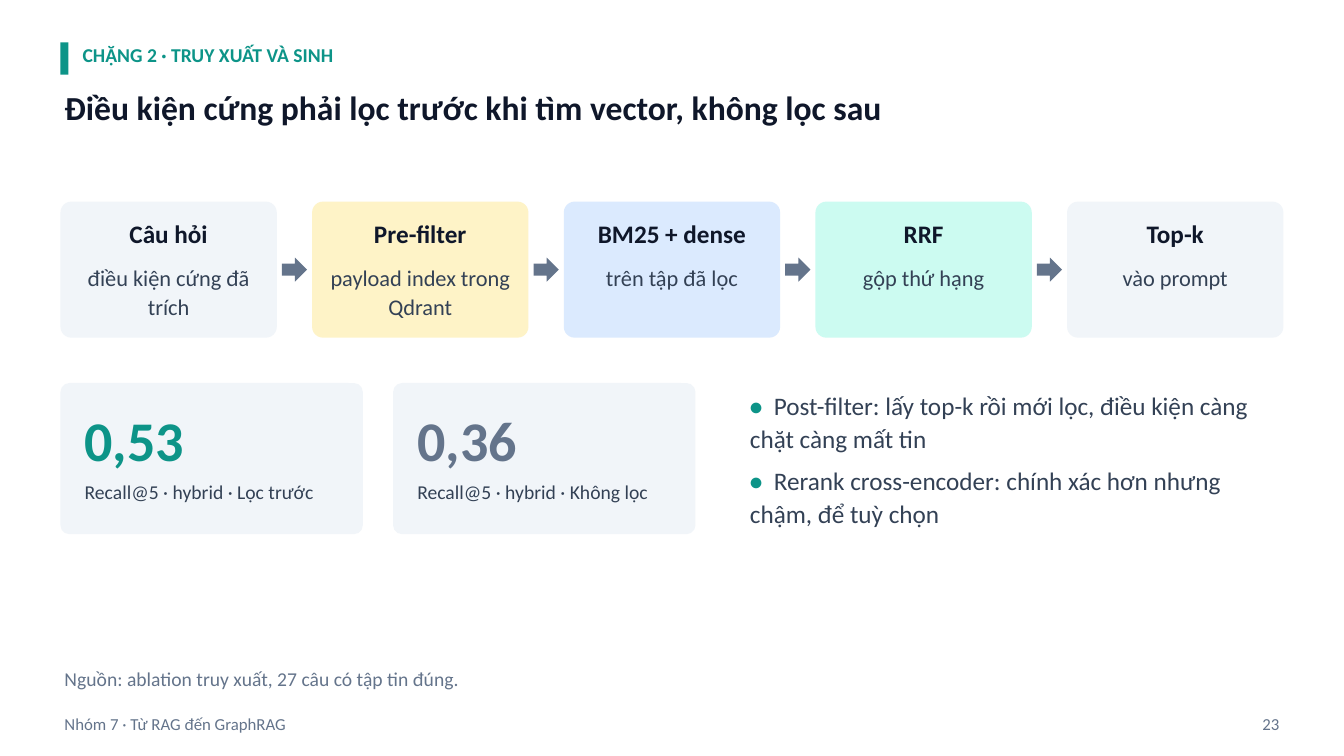
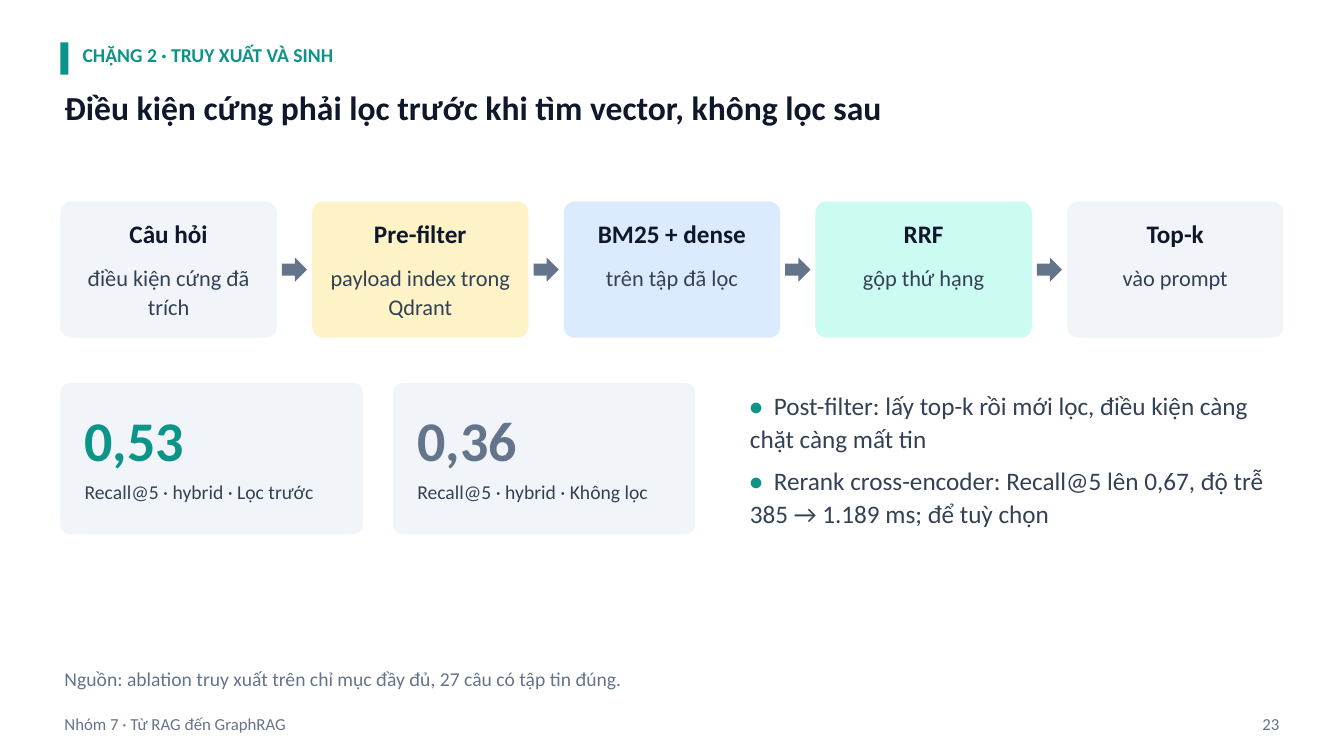
Before and after one commit to ngtukien/Vietnam-Real-Estates, a slide deck: slide 23 of slide/Từ-RAG-đến-GraphRAG-Trợ-lý-hỏi-đáp-thị-trường-bất-động-sản-Việt-Nam-có-lý-thuyết.pptx. Drawn at 1344x756 pixels with LibreOffice and Linux fonts; fonts in the diff are those of the drawing. Boxes give left, top, right and bottom in pixels: in the first picture for what was removed or moved away, otherwise in the second. Text is boxed around its words. In the diff, an @@ line names an element or a change of style, - is before the commit and + after.

```diff
--- a/slide/Từ-RAG-đến-GraphRAG-Trợ-lý-hỏi-đáp-thị-trường-bất-động-sản-Việt-Nam-có-lý-thuyết.pptx
+++ b/slide/Từ-RAG-đến-GraphRAG-Trợ-lý-hỏi-đáp-thị-trường-bất-động-sản-Việt-Nam-có-lý-thuyết.pptx
@@ text at [750,469,1263,527]: text changed @@
-• Rerank cross-encoder: chính xác hơn nhưng chậm, để tuỳ chọn
+• Rerank cross-encoder: Recall@5 lên 0,67, độ trễ 385 → 1.189 ms; để tuỳ chọn
@@ text at [64,671,622,690]: text changed @@
-Nguồn: ablation truy xuất, 27 câu có tập tin đúng.
+Nguồn: ablation truy xuất trên chỉ mục đầy đủ, 27 câu có tập tin đúng.
```
Also in this commit, not shown: 20 other slides changed, 1 slide added, 48 other files.
